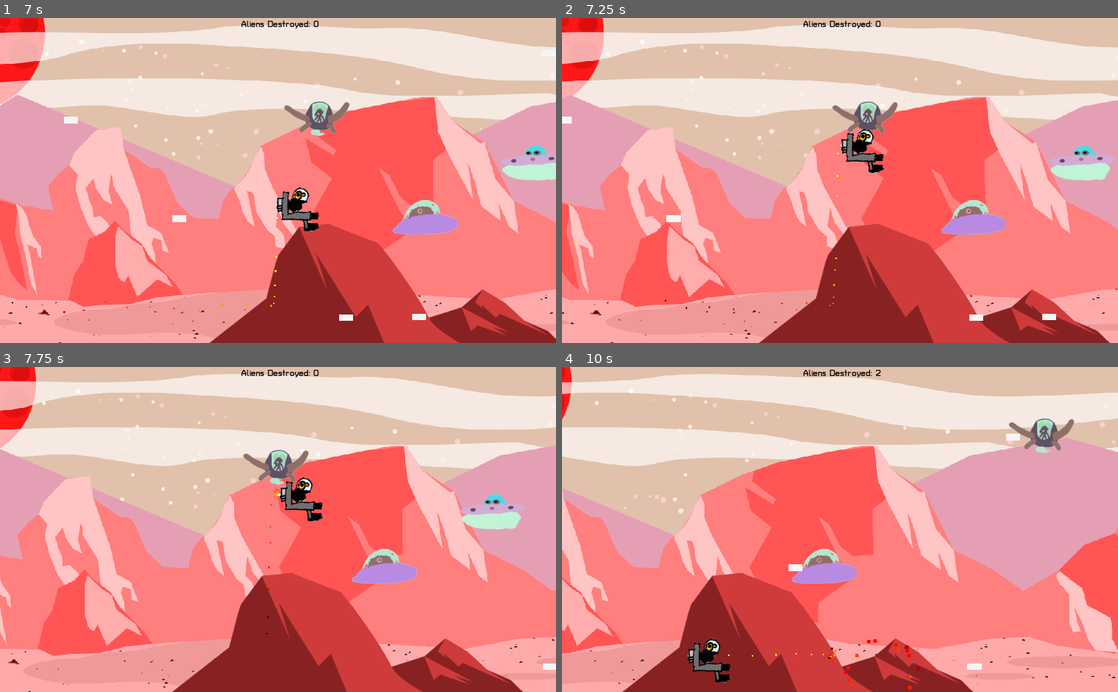
Above: before the commit, frames 1-4 (two rows, left to right).
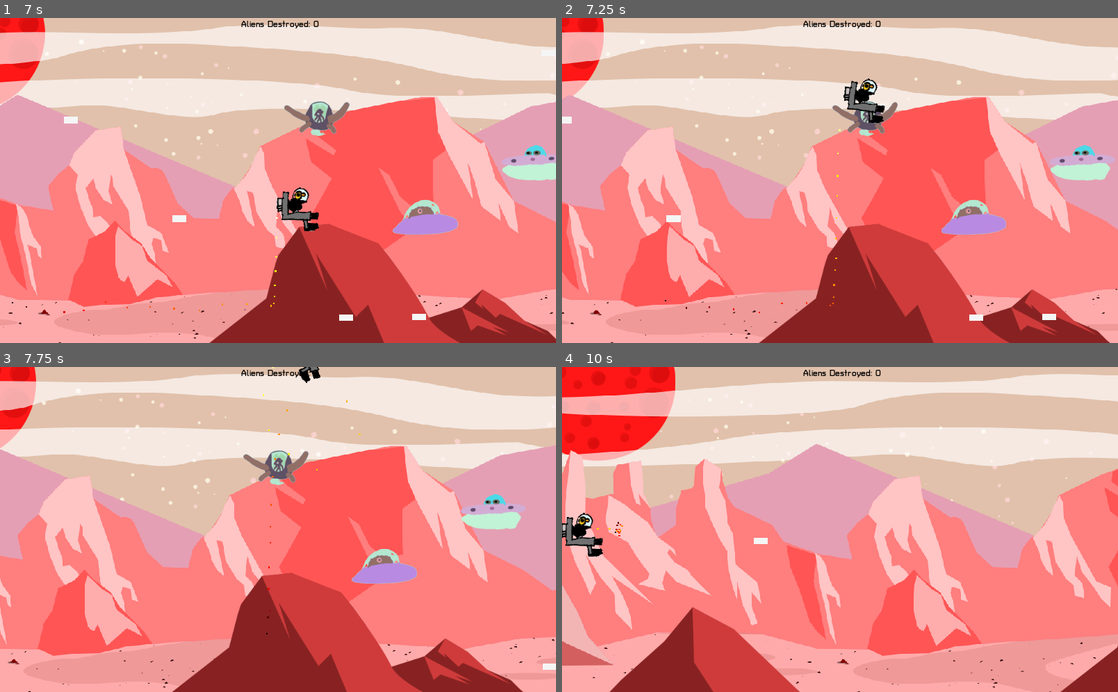
Above: after the commit, the same moments.

Repository: the-g-force/FamJam-January2021
Game: Godot game, scene res://src/Level.tscn
The game is run twice, just before and just after one commit, with the same random seed, the same clock (stepped at 60 frames per second) and the same inputs.
Inputs (mouse positions are in pixels of both pictures, inside the frame that each line leads up to):
- Up to frame 1 (7 s): tap Enter at 0.5 s; hold D (move_right) 0.53-1.28 s; tap Space (fire) every 0.75 s from 0.6 to 6.6 s; hold S (move_down) 1.28-2.03 s; hold D (move_right) 2.03-2.78 s; hold W (move_up) 2.78-3.53 s; hold A (move_left) 3.53-5.03 s; hold S (move_down) 5.03-5.78 s; hold D (move_right) 5.78-6.53 s; hold W (move_up) from 6.53 s (still down)
- Up to frame 2 (7.25 s): keep holding W (move_up)
- Up to frame 3 (7.75 s): release W (move_up) at 7.28 s; hold D (move_right) from 7.28 s (still down); tap Space (fire) at 7.35 s
- Up to frame 4 (10 s): release D (move_right) at 8.03 s; hold S (move_down) 8.03-8.75 s; tap Space (fire) at 8.1, 9.6 s; click (867, 562) at 8.75 s, where only the run after the commit has a clickable "PlayAgain"; hold A (move_left) from 9.53 s (still down)

Frame 1 is identical in both runs. In frame 2, 1.1% of the frame differs, in the area x 49-59%, y 18-48%; in frame 3, 0.8%; in frame 4, 65%, in the area x 0-100%, y 0-100%.
Error before the commit: Invalid get index 'destroyed' (on base: 'KinematicBody2D (Alien.gd)'). (res://src/Duck.gd:45)

Commit message:
Fix crashing alien colliding with player

Diff:
--- a/project/src/Alien.gd
+++ b/project/src/Alien.gd
@@ -50,5 +50,6 @@
 
 func damage():
 	emit_signal("destroyed", self)
+	$CollisionShape2D.set_deferred("disabled", true)
 	_destroyed = true
 	$Timer.stop()
--- a/project/src/Duck.gd
+++ b/project/src/Duck.gd
@@ -41,10 +41,7 @@
 
 		var collision := move_and_collide(_velocity)
 		if collision != null:
-			if collision.collider is Alien:
-				if not collision.collider.destroyed:
 					damage()
-			else: damage()
 
 		# Keep duck in playable area
 		position.x = clamp(position.x, 0, _screen_size.x/2)
@@ -68,3 +65,4 @@
 
 func damage():
 	_exploding = true
+	$CollisionShape2D.set_deferred("disabled", true)
